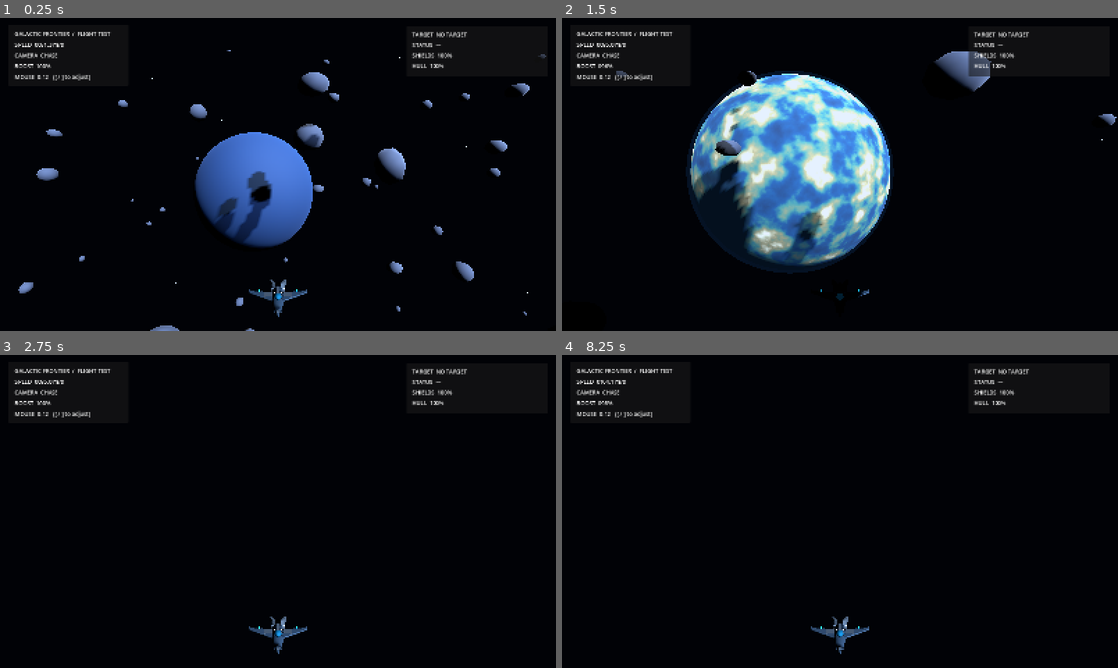
Above: before the commit, frames 1-4 (two rows, left to right).
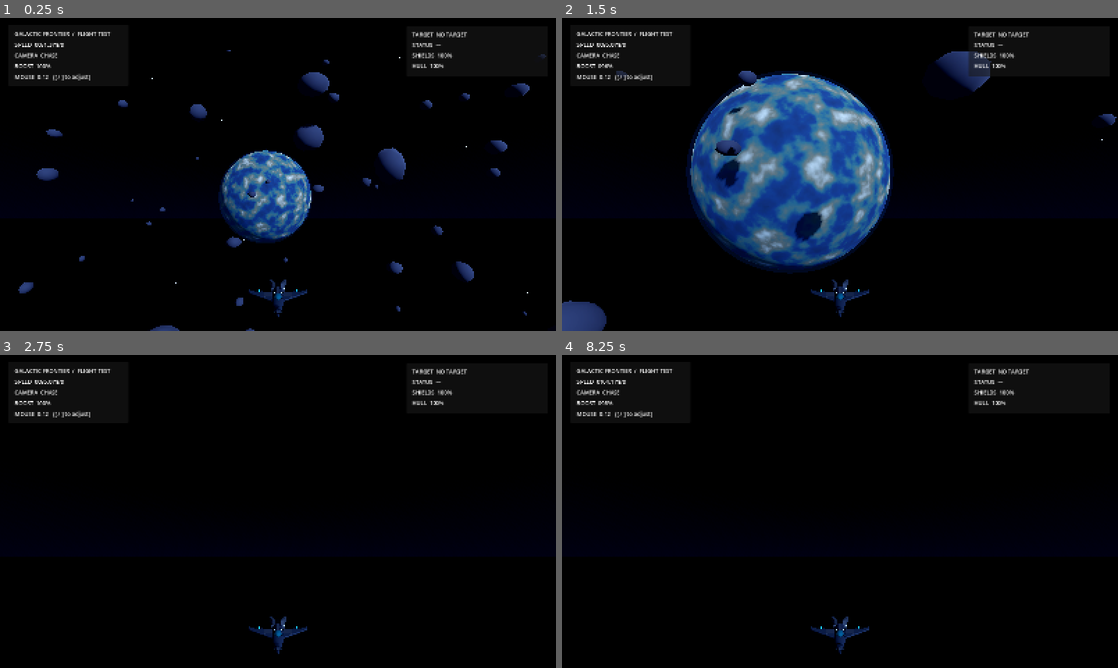
Above: after the commit, the same moments.

Repository: valdissor1990-ui/GALACTIC-FRONTIER
Game: Godot game, scene res://scenes/bootstrap/main.tscn
Same seed, same stepped clock (60 frames per second), same inputs: the game is played once before the commit and once after it.
Inputs (mouse positions are in pixels of both pictures, inside the frame that each line leads up to):
- Up to frame 1 (0.25 s): no input
- Up to frame 2 (1.5 s): move the mouse to (867, 174) at 0.52 s; hold Shift (boost) 0.53-1.28 s; hold W (move_forward) from 0.53 s (still down); move the mouse to (812, 174) at 1.27 s; click (812, 174) at 1.35 s
- Up to frame 3 (2.75 s): keep holding W (move_forward); move the mouse to (289, 505) at 2.02 s; hold Y (target_clear) from 2.03 s (still down)
- Up to frame 4 (8.25 s): move the mouse to (834, 517) at 2.77 s; release Y (target_clear) at 2.78 s; tap T (target_lock) at 2.85 s; tap Enter at 3.5, 5, 6.5 s; move the mouse to (878, 514) at 3.52 s; hold C (toggle_camera) 3.53-4.28 s; tap Space (move_up) at 4.25, 5.75, 7.25 s; move the mouse to (795, 508) at 4.27 s; tap Shift (boost) at 4.35 s; move the mouse to (845, 511) at 5.02 s; press the mouse at (845, 511) at 5.03 s; move the mouse to (817, 505) at 5.77 s; release W (move_forward) at 5.78 s; release the mouse at (817, 505) at 5.78 s; hold D (move_right) 5.78-6.53 s; tap Y (target_clear) at 5.85 s; move the mouse to (867, 511) at 6.52 s; hold T (target_lock) 6.53-7.28 s; hold W (move_forward) from 6.53 s (still down); move the mouse to (812, 511) at 7.27 s; tap C (toggle_camera) at 7.35 s; move the mouse to (851, 505) at 8.02 s; hold Shift (boost) from 8.03 s (still down)

The runs differ from the first frame. In frame 1, 8.0% of the frame differs, in the area x 3-99%, y 10-100%; in frame 2, 19%, in the area x 0-100%, y 10-100%; in frame 3, 0.3%; in frame 4, 0.3%.

Commit message:
Remove prototype lighting and planet from visual scene

Diff:
--- a/scenes/flight/visual_flight.tscn
+++ b/scenes/flight/visual_flight.tscn
@@ -7,6 +7,15 @@
 [node name="VisualFlight" instance=ExtResource("1")]
 
 [node name="SpaceEnvironment" parent="." instance=ExtResource("3")]
+
+[node name="WorldEnvironment" parent="." index="0"]
+environment = null
+
+[node name="KeyLight" parent="." index="1"]
+visible = false
+
+[node name="DistantPlanet" parent="." index="2"]
+visible = false
 
 [node name="Hull" parent="PlayerShip/Visual" index="0"]
 visible = false
